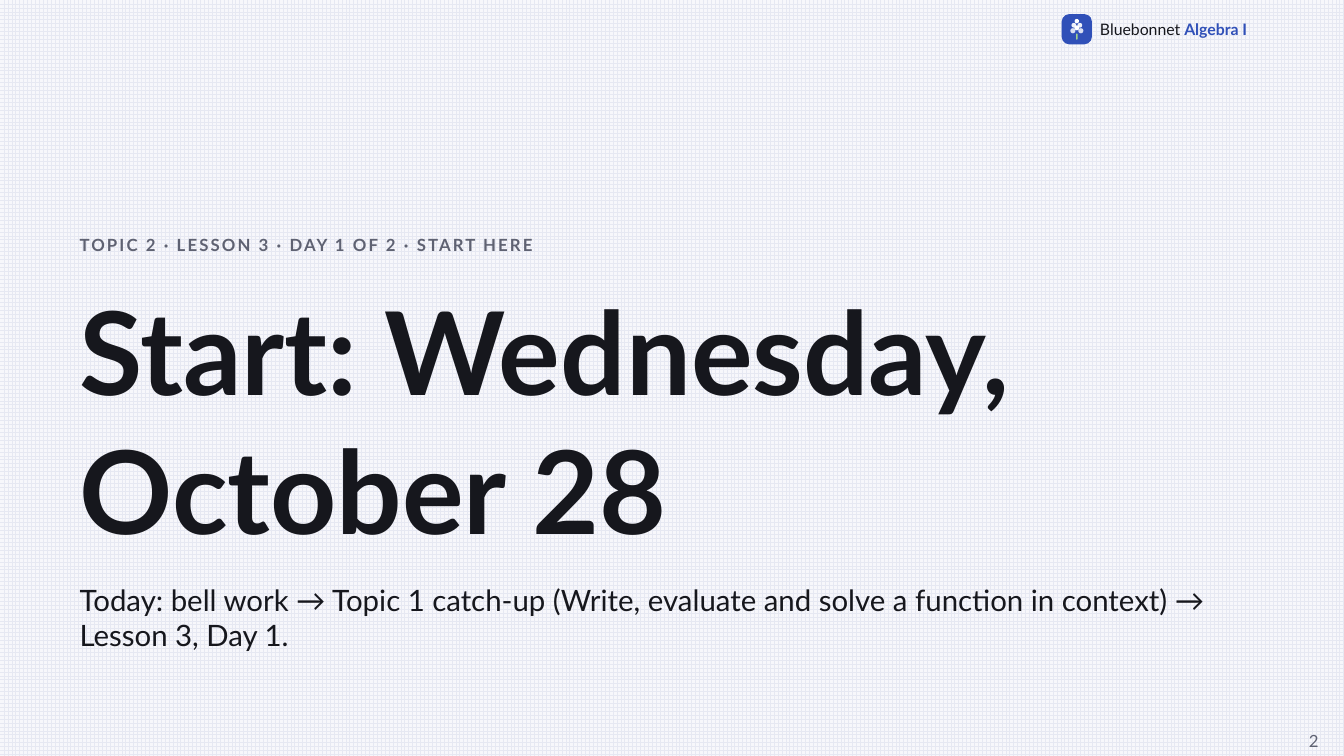
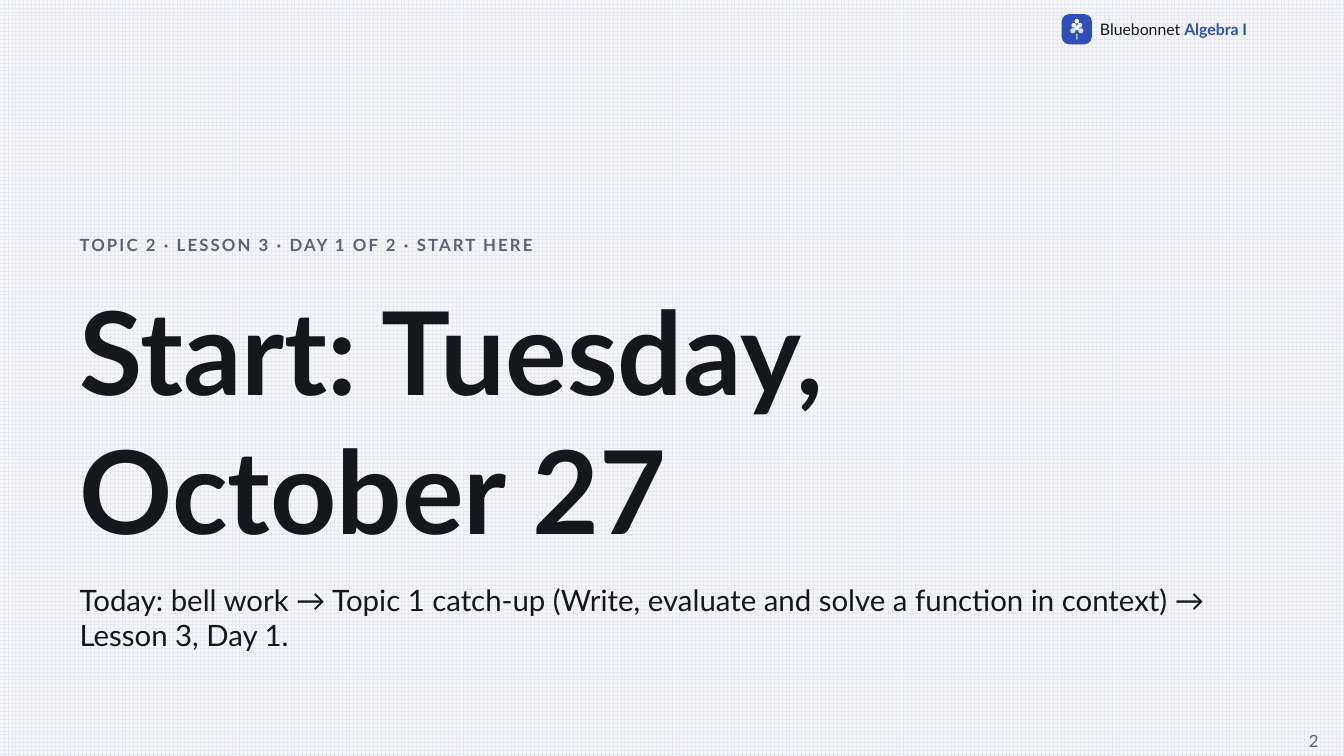
Before and after one commit to Apolloat2022/Algebra1M2U1L4, a slide deck: slide 2 of Section 504/t2-lesson3-perpendicular-slopes-504-catchup.pptx. Drawn at 1344x756 pixels with LibreOffice and Linux fonts; fonts in the diff are those of the drawing. Boxes give left, top, right and bottom in pixels: in the first picture for what was removed or moved away, otherwise in the second. Text is boxed around its words. In the diff, an @@ line names an element or a change of style, - is before the commit and + after.

```diff
--- a/Section 504/t2-lesson3-perpendicular-slopes-504-catchup.pptx
+++ b/Section 504/t2-lesson3-perpendicular-slopes-504-catchup.pptx
@@ text at (80,309,824,535): text changed @@
-Start: Wednesday, October 28
+Start: Tuesday, October 27
```
Also in this commit, not shown: 8 other slides changed, 40 other files.
